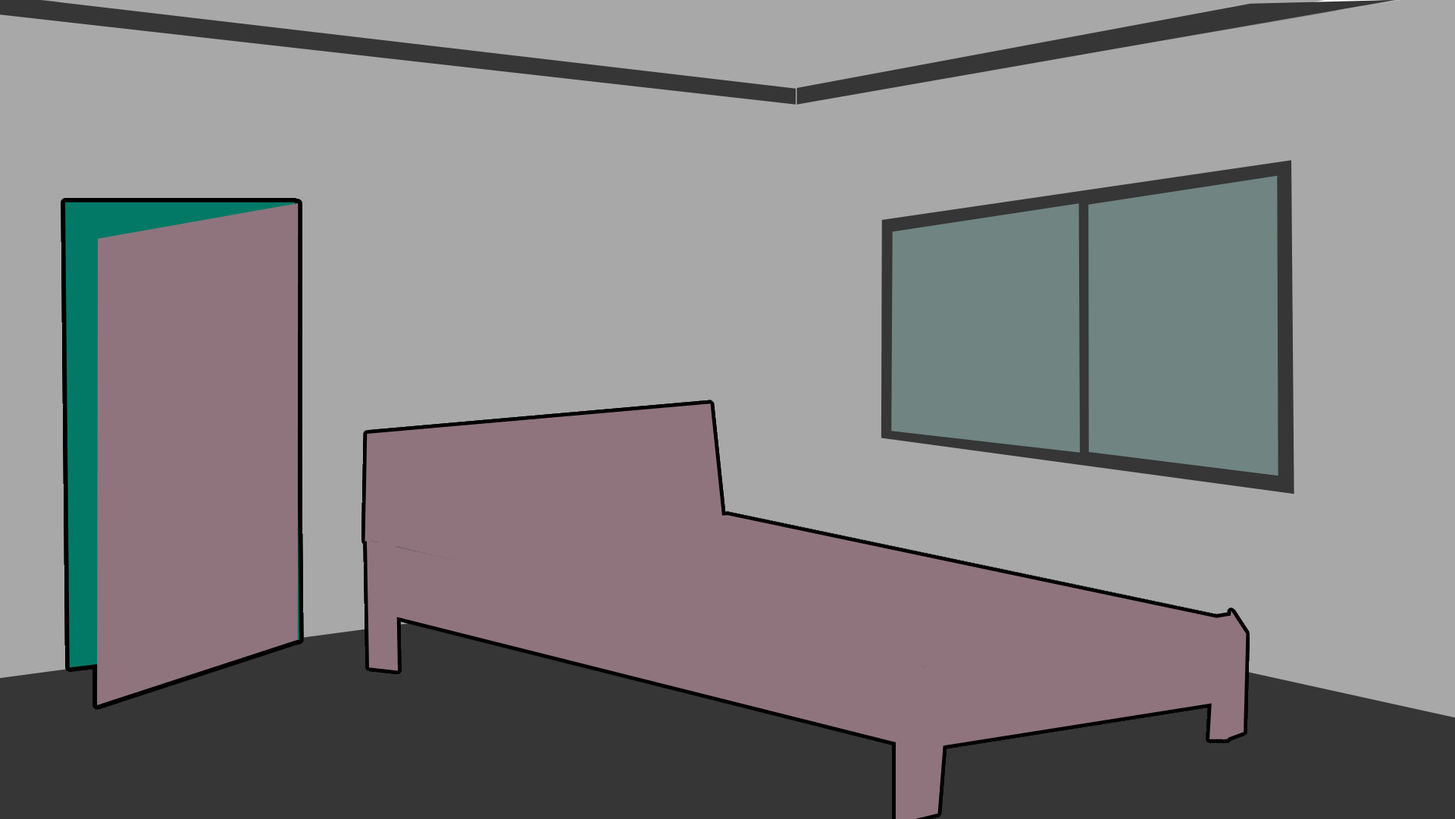
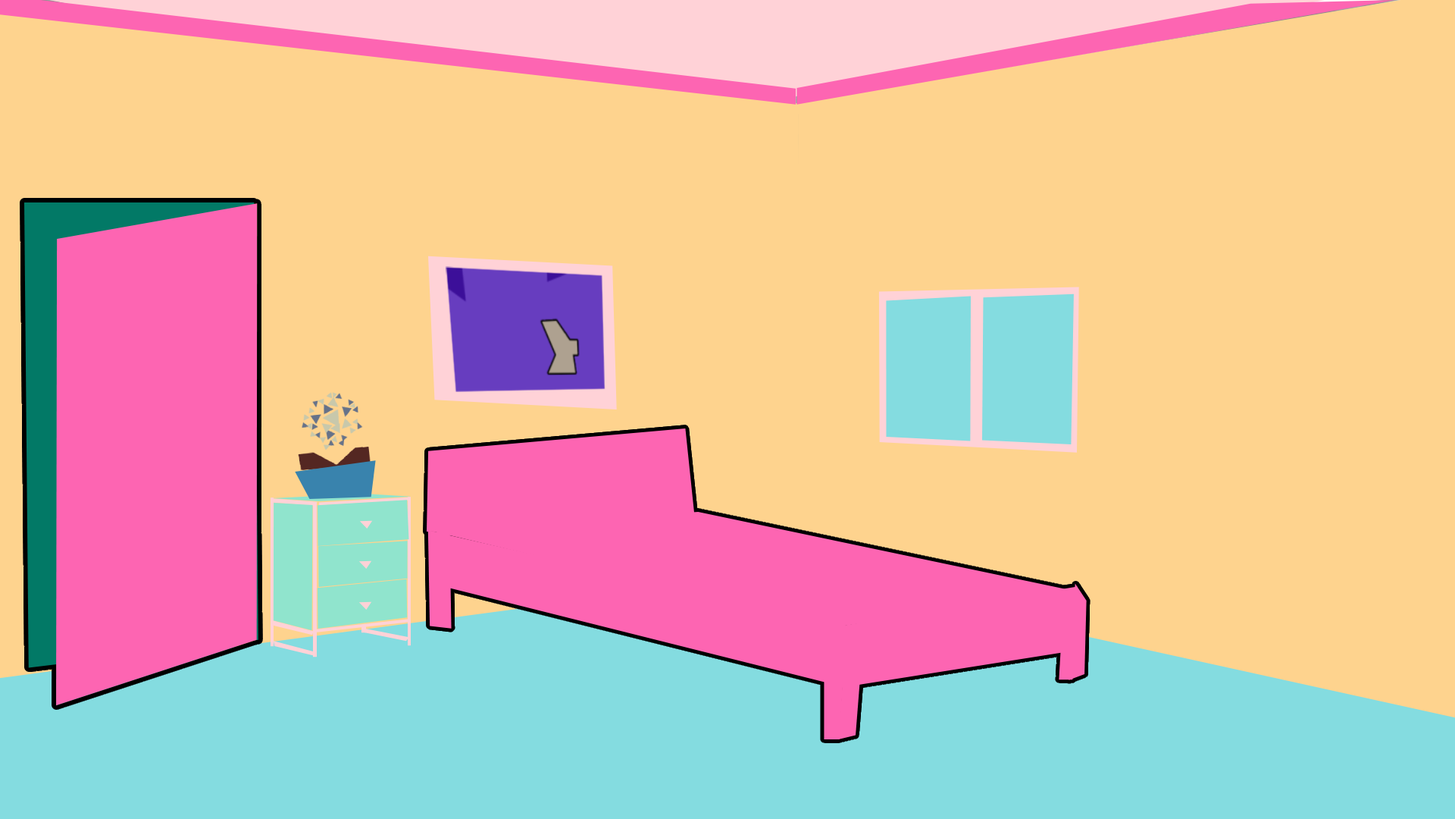
Layer changes from the first 1455×819 image to the second:
added group "Stanza" with 91 layers above "Livello 1" over (240, 266, 606, 781)
added group "Comodino e fungo (secondo sblocco)" with 69 layers in group "Stanza" over (255, 361, 416, 479)
added group "Lichene Degli Abissi" with 47 layers in group "Comodino e fungo (secondo sblocco)" over (255, 361, 416, 479)
added group "Lichene" with 41 layers in group "Lichene Degli Abissi" over (301, 391, 364, 451)
added layer "Forma 18 copy" (1st of 2, in "Stanza" › "Comodino e fungo (secondo sblocco)" › "Lichene Degli Abissi" › "Lichene") in group "Lichene" over (322, 408, 341, 428)
added group "Pattern copy 7" with 4 layers in group "Lichene" over (308, 397, 335, 415)
added group "Pattern copy 6" with 4 layers in group "Lichene" over (301, 413, 323, 430)
added group "Pattern copy 5" with 4 layers in group "Lichene" over (310, 422, 333, 439)
added group "Pattern copy 4" with 4 layers in group "Lichene" over (319, 428, 336, 451)
added group "Pattern copy 3" with 4 layers in group "Lichene" over (329, 422, 348, 447)
added group "Pattern copy 2" with 4 layers in group "Lichene" over (341, 417, 364, 435)
added layer "Forma 18" (6th of 9, in "Stanza" › "Comodino e fungo (secondo sblocco)" › "Lichene Degli Abissi" › "Lichene" › "Pattern copy 2") in group "Pattern copy 2" over (341, 417, 354, 430)
added group "Pattern copy" with 4 layers in group "Lichene" over (341, 398, 359, 417)
added group "Pattern" with 4 layers in group "Lichene" over (325, 391, 343, 408)
added group "Terreno" with 2 layers in group "Lichene Degli Abissi" over (297, 441, 372, 470)
added layer "Livello 5" in group "Terreno" over (297, 446, 372, 470)
added group "Dipinto (primo sblocco)" with 3 layers in group "Stanza" over (445, 266, 606, 392)
added layer "Livello 3" in group "Dipinto (primo sblocco)" over (445, 266, 606, 392)
…and 31 more changes (31 added)
